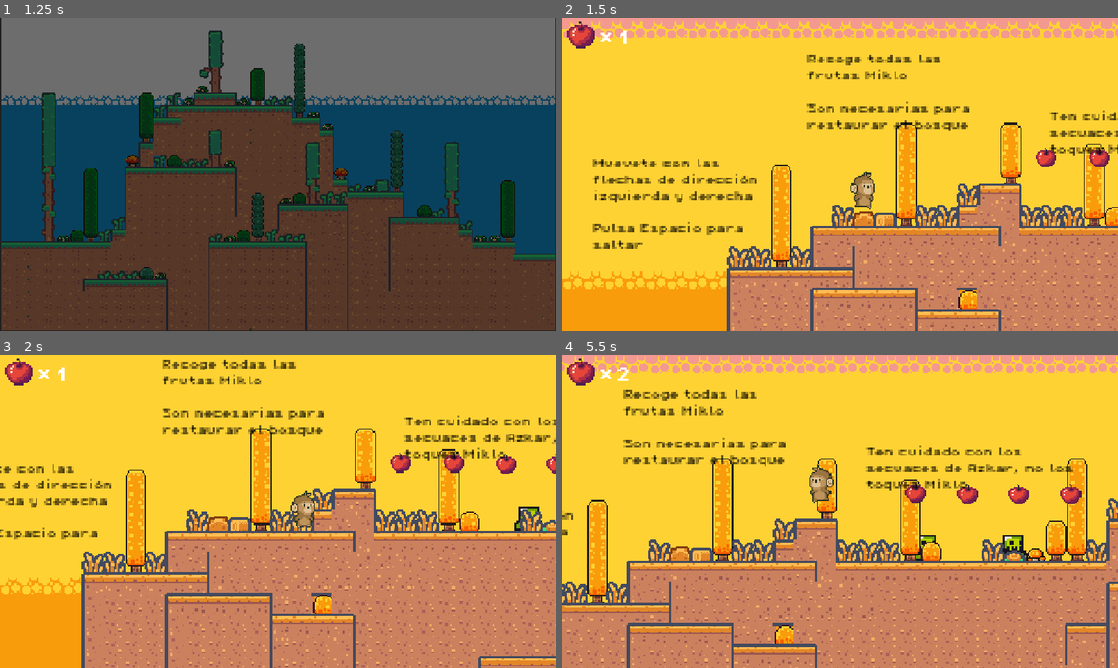
Above: before the commit, frames 1-4 (two rows, left to right).
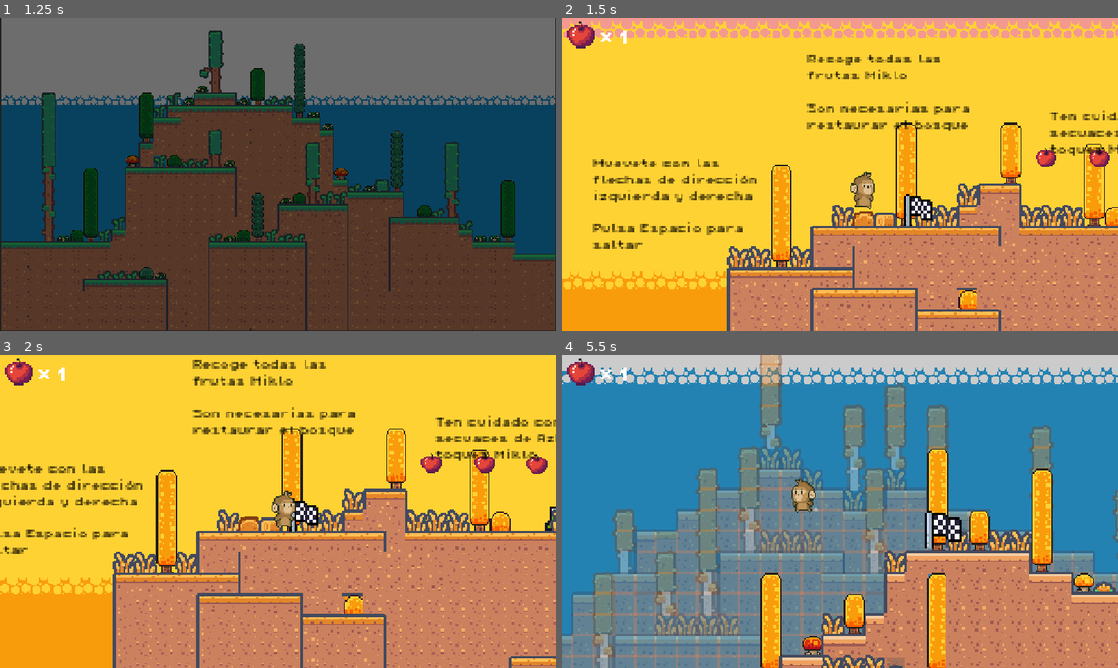
Above: after the commit, the same moments.

Repository: mariela1217/proyecto-videojuego
Game: Godot game, scene res://scenes/portada.tscn
The game is run twice, just before and just after one commit, with the same random seed, the same clock (stepped at 60 frames per second) and the same inputs. Sound files missing from this copy of the repository are replaced by a short silence.
Inputs:
- Up to frame 1 (1.25 s): click "Comenzar" at 0.5 s
- Up to frame 2 (1.5 s): tap Enter (ui_accept) at 1.25 s; hold Right (ui_right) from 1.28 s (still down); hold Enter (ui_accept) from 1.28 s (still down)
- Up to frame 3 (2 s): keep holding Right (ui_right); keep holding Enter (ui_accept)
- Up to frame 4 (5.5 s): tap Space every 0.75 s from 2 to 5 s; release Enter (ui_accept) at 2.03 s; tap Enter (ui_accept) at 2.1, 2.27, 2.57, 3.6, 3.77, 4.07, 5.1, 5.27 s; release Right (ui_right) at 2.78 s; hold Left (ui_left) 2.78-3.53 s; hold Enter (ui_accept) 2.78-3.53 s; hold Right (ui_right) 3.53-5.03 s; hold Enter (ui_accept) 4.28-5.03 s; hold Left (ui_left) from 5.03 s (still down)

Frame 1 is identical in both runs. In frame 2, 0.4% of the frame differs, in the area x 61-67%, y 56-67%; in frame 3, 26%; in frame 4, 90%, in the area x 0-100%, y 0-100%.

Commit message:
tres metas

Diff:
--- a/default_bus_layout.tres
+++ b/default_bus_layout.tres
@@ -5,13 +5,13 @@
 bus/1/solo = false
 bus/1/mute = false
 bus/1/bypass_fx = false
-bus/1/volume_db = -8.39524
+bus/1/volume_db = 4.03575
 bus/1/send = &"Master"
 bus/2/name = &"Efectos de sonido"
 bus/2/solo = false
 bus/2/mute = false
 bus/2/bypass_fx = false
-bus/2/volume_db = 0.0
+bus/2/volume_db = 0.267241
 bus/2/send = &"Master"
 bus/3/name = &"UI"
 bus/3/solo = false
--- a/scenes/cutscene_intro.tscn
+++ b/scenes/cutscene_intro.tscn
@@ -1,8 +1,10 @@
 [gd_scene load_steps=7 format=3 uid="uid://bokx82pn5ifpp"]
 
 [ext_resource type="Script" uid="uid://b84j83b0wd6vf" path="res://scripts/cutscene_intro.gd" id="1_e3ycw"]
+
 [ext_resource type="Texture2D" uid="uid://bv4h5k2gciw8k" path="res://resources/mundoverde.png" id="2_jt24p"]
 [ext_resource type="FontFile" uid="uid://bgxaa3t3khxdy" path="res://resources/brackeys_platformer_assets/brackeys_platformer_assets/fonts/PixelOperator8-Bold.ttf" id="3_u0ajf"]
+
 
 [sub_resource type="Animation" id="Animation_1vks3"]
 length = 6.0
@@ -173,10 +175,10 @@
 anchors_preset = 15
 anchor_right = 1.0
 anchor_bottom = 1.0
-offset_left = -641.0
-offset_top = -360.0
-offset_right = 639.0
-offset_bottom = 358.0
+offset_left = -402.0
+offset_top = -40.0
+offset_right = 878.0
+offset_bottom = 678.0
 grow_horizontal = 2
 grow_vertical = 2
 color = Color(0, 0, 0, 1)
--- a/scenes/escena_01.tscn
+++ b/scenes/escena_01.tscn
@@ -1,18 +1,19 @@
-[gd_scene load_steps=24 format=4 uid="uid://bbcyottb5hnt0"]
-
-[ext_resource type="Script" uid="uid://b24t0crmco66s" path="res://scripts/game_manager.gd" id="1_gtexo"]
+[gd_scene load_steps=25 format=4 uid="uid://bbcyottb5hnt0"]
+
+[ext_resource type="Script" uid="uid://choynkmnfgk8f" path="res://scripts/game_manager.gd" id="1_gtexo"]
 [ext_resource type="PackedScene" uid="uid://crsralbighf5e" path="res://scenes/player.tscn" id="1_ogd80"]
-[ext_resource type="Texture2D" uid="uid://cs2a0nfqops35" path="res://resources/kenney_pixel-platformer-farm-expansion/Tilemap/tilemap.png" id="2_smpog"]
-[ext_resource type="Texture2D" uid="uid://v4agib428dw6" path="res://resources/brackeys_platformer_assets/brackeys_platformer_assets/sprites/platforms.png" id="3_wiu8i"]
+[ext_resource type="Texture2D" uid="uid://cblylt67ex5yt" path="res://resources/kenney_pixel-platformer-farm-expansion/Tilemap/tilemap.png" id="2_smpog"]
+[ext_resource type="Texture2D" uid="uid://bph25xabxoflt" path="res://resources/brackeys_platformer_assets/brackeys_platformer_assets/sprites/platforms.png" id="3_wiu8i"]
 [ext_resource type="PackedScene" uid="uid://co6648rf6oa84" path="res://scenes/enemigo.tscn" id="4_32x25"]
-[ext_resource type="Texture2D" uid="uid://bjm23th7seotx" path="res://resources/brackeys_platformer_assets/brackeys_platformer_assets/sprites/world_tileset.png" id="4_xvnon"]
+[ext_resource type="Texture2D" uid="uid://c1hpms4ywn4kv" path="res://resources/brackeys_platformer_assets/brackeys_platformer_assets/sprites/world_tileset.png" id="4_xvnon"]
 [ext_resource type="PackedScene" uid="uid://c404dmxb422d5" path="res://scenes/plataforma_nv_1.tscn" id="5_dgv6l"]
-[ext_resource type="Texture2D" uid="uid://6tksnrc2pxj1" path="res://resources/kenney_pixel-platformer/Tilemap/tilemap.png" id="6_no60p"]
+[ext_resource type="Texture2D" uid="uid://d3lq6j14beyp4" path="res://resources/kenney_pixel-platformer/Tilemap/tilemap.png" id="6_no60p"]
 [ext_resource type="PackedScene" uid="uid://dbeojvfbhvun1" path="res://scenes/manzana.tscn" id="6_r61a7"]
-[ext_resource type="Texture2D" uid="uid://d3qeciqoos0ts" path="res://resources/kenney_pixel-platformer/Tilemap/tilemap-backgrounds_packed.png" id="6_vk344"]
+[ext_resource type="Texture2D" uid="uid://b6f0ps4qk1j8u" path="res://resources/kenney_pixel-platformer/Tilemap/tilemap-backgrounds_packed.png" id="6_vk344"]
 [ext_resource type="PackedScene" uid="uid://dqeh1qipq8587" path="res://scenes/zona_de_muerte.tscn" id="7_od6io"]
-[ext_resource type="FontFile" uid="uid://cxrtn2qaekmpn" path="res://resources/brackeys_platformer_assets/brackeys_platformer_assets/fonts/PixelOperator8.ttf" id="9_03ud0"]
-[ext_resource type="PackedScene" uid="uid://crugayhkbi3sc" path="res://hud.tscn" id="9_sj5uf"]
+[ext_resource type="FontFile" uid="uid://dniwlowsb0dyj" path="res://resources/brackeys_platformer_assets/brackeys_platformer_assets/fonts/PixelOperator8.ttf" id="9_03ud0"]
+[ext_resource type="PackedScene" uid="uid://crugayhkbi3sc" path="res://scenes/hud.tscn" id="9_sj5uf"]
+[ext_resource type="PackedScene" uid="uid://cjbl1bsuht1i2" path="res://scenes/meta.tscn" id="14_uthfp"]
 
 [sub_resource type="TileSetAtlasSource" id="TileSetAtlasSource_8p2wb"]
 texture = ExtResource("2_smpog")
@@ -1014,3 +1015,7 @@
 autowrap_mode = 2
 
 [node name="HUD" parent="." instance=ExtResource("9_sj5uf")]
+
+[node name="Meta" parent="." instance=ExtResource("14_uthfp")]
+position = Vector2(-63, -13.5)
+scale = Vector2(1.375, 1.5625)
--- a/scenes/escena_02.tscn
+++ b/scenes/escena_02.tscn
@@ -1,19 +1,20 @@
-[gd_scene load_steps=29 format=4 uid="uid://x0ajkr4uvwus"]
-
-[ext_resource type="Script" uid="uid://b24t0crmco66s" path="res://scripts/game_manager.gd" id="1_klw17"]
-[ext_resource type="FontFile" uid="uid://cxrtn2qaekmpn" path="res://resources/brackeys_platformer_assets/brackeys_platformer_assets/fonts/PixelOperator8.ttf" id="2_xin6i"]
-[ext_resource type="Texture2D" uid="uid://cs2a0nfqops35" path="res://resources/kenney_pixel-platformer-farm-expansion/Tilemap/tilemap.png" id="3_4vihk"]
-[ext_resource type="Texture2D" uid="uid://v4agib428dw6" path="res://resources/brackeys_platformer_assets/brackeys_platformer_assets/sprites/platforms.png" id="4_mjd7e"]
-[ext_resource type="Texture2D" uid="uid://bjm23th7seotx" path="res://resources/brackeys_platformer_assets/brackeys_platformer_assets/sprites/world_tileset.png" id="5_hkmc1"]
-[ext_resource type="Texture2D" uid="uid://d3qeciqoos0ts" path="res://resources/kenney_pixel-platformer/Tilemap/tilemap-backgrounds_packed.png" id="6_hejsg"]
-[ext_resource type="Texture2D" uid="uid://6tksnrc2pxj1" path="res://resources/kenney_pixel-platformer/Tilemap/tilemap.png" id="7_a8v62"]
+[gd_scene load_steps=30 format=4 uid="uid://x0ajkr4uvwus"]
+
+[ext_resource type="Script" uid="uid://choynkmnfgk8f" path="res://scripts/game_manager.gd" id="1_klw17"]
+[ext_resource type="FontFile" uid="uid://dniwlowsb0dyj" path="res://resources/brackeys_platformer_assets/brackeys_platformer_assets/fonts/PixelOperator8.ttf" id="2_xin6i"]
+[ext_resource type="Texture2D" uid="uid://cblylt67ex5yt" path="res://resources/kenney_pixel-platformer-farm-expansion/Tilemap/tilemap.png" id="3_4vihk"]
+[ext_resource type="Texture2D" uid="uid://bph25xabxoflt" path="res://resources/brackeys_platformer_assets/brackeys_platformer_assets/sprites/platforms.png" id="4_mjd7e"]
+[ext_resource type="Texture2D" uid="uid://c1hpms4ywn4kv" path="res://resources/brackeys_platformer_assets/brackeys_platformer_assets/sprites/world_tileset.png" id="5_hkmc1"]
+[ext_resource type="Texture2D" uid="uid://b6f0ps4qk1j8u" path="res://resources/kenney_pixel-platformer/Tilemap/tilemap-backgrounds_packed.png" id="6_hejsg"]
+[ext_resource type="Texture2D" uid="uid://d3lq6j14beyp4" path="res://resources/kenney_pixel-platformer/Tilemap/tilemap.png" id="7_a8v62"]
 [ext_resource type="PackedScene" uid="uid://co6648rf6oa84" path="res://scenes/enemigo.tscn" id="8_gdkue"]
-[ext_resource type="Texture2D" uid="uid://cw0hexiwif7s3" path="res://resources/kenney_platformer-art-winter/sheet.png" id="8_xin6i"]
+[ext_resource type="Texture2D" uid="uid://pr72814ysf76" path="res://resources/kenney_platformer-art-winter/sheet.png" id="8_xin6i"]
 [ext_resource type="PackedScene" uid="uid://crsralbighf5e" path="res://scenes/player.tscn" id="9_mh2cc"]
 [ext_resource type="PackedScene" uid="uid://dqeh1qipq8587" path="res://scenes/zona_de_muerte.tscn" id="10_m38wj"]
 [ext_resource type="PackedScene" uid="uid://dbeojvfbhvun1" path="res://scenes/manzana.tscn" id="11_585ej"]
 [ext_resource type="PackedScene" uid="uid://c404dmxb422d5" path="res://scenes/plataforma_nv_1.tscn" id="12_wuss3"]
-[ext_resource type="PackedScene" uid="uid://crugayhkbi3sc" path="res://hud.tscn" id="13_m7e7p"]
+[ext_resource type="PackedScene" uid="uid://crugayhkbi3sc" path="res://scenes/hud.tscn" id="13_m7e7p"]
+[ext_resource type="PackedScene" uid="uid://bk2m15wel1hm3" path="res://scenes/meta2.tscn" id="15_4vihk"]
 
 [sub_resource type="TileSetAtlasSource" id="TileSetAtlasSource_8p2wb"]
 texture = ExtResource("3_4vihk")
@@ -1660,3 +1661,7 @@
 autowrap_mode = 2
 
 [node name="HUD" parent="." instance=ExtResource("13_m7e7p")]
+
+[node name="Meta2" parent="." instance=ExtResource("15_4vihk")]
+position = Vector2(-196, -33.5)
+scale = Vector2(1.75, 1.8125)
--- a/scenes/escena_03.tscn
+++ b/scenes/escena_03.tscn
@@ -1,19 +1,20 @@
-[gd_scene load_steps=34 format=4 uid="uid://dd0s6oyo376my"]
-
-[ext_resource type="Script" uid="uid://b24t0crmco66s" path="res://scripts/game_manager.gd" id="1_2jxp6"]
-[ext_resource type="FontFile" uid="uid://cxrtn2qaekmpn" path="res://resources/brackeys_platformer_assets/brackeys_platformer_assets/fonts/PixelOperator8.ttf" id="2_34lvx"]
-[ext_resource type="Texture2D" uid="uid://cs2a0nfqops35" path="res://resources/kenney_pixel-platformer-farm-expansion/Tilemap/tilemap.png" id="3_d1ynu"]
-[ext_resource type="Texture2D" uid="uid://v4agib428dw6" path="res://resources/brackeys_platformer_assets/brackeys_platformer_assets/sprites/platforms.png" id="4_8qor7"]
-[ext_resource type="Texture2D" uid="uid://bjm23th7seotx" path="res://resources/brackeys_platformer_assets/brackeys_platformer_assets/sprites/world_tileset.png" id="5_lkbsb"]
-[ext_resource type="Texture2D" uid="uid://d3qeciqoos0ts" path="res://resources/kenney_pixel-platformer/Tilemap/tilemap-backgrounds_packed.png" id="6_oqbwo"]
-[ext_resource type="Texture2D" uid="uid://6tksnrc2pxj1" path="res://resources/kenney_pixel-platformer/Tilemap/tilemap.png" id="7_pgdft"]
-[ext_resource type="Texture2D" uid="uid://cw0hexiwif7s3" path="res://resources/kenney_platformer-art-winter/sheet.png" id="8_i0x5s"]
+[gd_scene load_steps=35 format=4 uid="uid://dd0s6oyo376my"]
+
+[ext_resource type="Script" uid="uid://choynkmnfgk8f" path="res://scripts/game_manager.gd" id="1_2jxp6"]
+[ext_resource type="FontFile" uid="uid://dniwlowsb0dyj" path="res://resources/brackeys_platformer_assets/brackeys_platformer_assets/fonts/PixelOperator8.ttf" id="2_34lvx"]
+[ext_resource type="Texture2D" uid="uid://cblylt67ex5yt" path="res://resources/kenney_pixel-platformer-farm-expansion/Tilemap/tilemap.png" id="3_d1ynu"]
+[ext_resource type="Texture2D" uid="uid://bph25xabxoflt" path="res://resources/brackeys_platformer_assets/brackeys_platformer_assets/sprites/platforms.png" id="4_8qor7"]
+[ext_resource type="Texture2D" uid="uid://c1hpms4ywn4kv" path="res://resources/brackeys_platformer_assets/brackeys_platformer_assets/sprites/world_tileset.png" id="5_lkbsb"]
+[ext_resource type="Texture2D" uid="uid://b6f0ps4qk1j8u" path="res://resources/kenney_pixel-platformer/Tilemap/tilemap-backgrounds_packed.png" id="6_oqbwo"]
+[ext_resource type="Texture2D" uid="uid://d3lq6j14beyp4" path="res://resources/kenney_pixel-platformer/Tilemap/tilemap.png" id="7_pgdft"]
+[ext_resource type="Texture2D" uid="uid://pr72814ysf76" path="res://resources/kenney_platformer-art-winter/sheet.png" id="8_i0x5s"]
 [ext_resource type="PackedScene" uid="uid://co6648rf6oa84" path="res://scenes/enemigo.tscn" id="9_q0lt7"]
 [ext_resource type="PackedScene" uid="uid://crsralbighf5e" path="res://scenes/player.tscn" id="10_x550t"]
 [ext_resource type="PackedScene" uid="uid://dqeh1qipq8587" path="res://scenes/zona_de_muerte.tscn" id="11_1rtfd"]
 [ext_resource type="PackedScene" uid="uid://dbeojvfbhvun1" path="res://scenes/manzana.tscn" id="12_86fqh"]
 [ext_resource type="PackedScene" uid="uid://c404dmxb422d5" path="res://scenes/plataforma_nv_1.tscn" id="13_4vunv"]
-[ext_resource type="PackedScene" uid="uid://crugayhkbi3sc" path="res://hud.tscn" id="14_dbvys"]
+[ext_resource type="PackedScene" uid="uid://crugayhkbi3sc" path="res://scenes/hud.tscn" id="14_dbvys"]
+[ext_resource type="PackedScene" uid="uid://dm313mb6h6wud" path="res://scenes/meta3.tscn" id="15_34lvx"]
 
 [sub_resource type="TileSetAtlasSource" id="TileSetAtlasSource_8p2wb"]
 texture = ExtResource("3_d1ynu")
@@ -2356,3 +2357,7 @@
 autowrap_mode = 2
 
 [node name="HUD" parent="." instance=ExtResource("14_dbvys")]
+
+[node name="Meta3" parent="." instance=ExtResource("15_34lvx")]
+position = Vector2(-113, 13)
+scale = Vector2(1.5, 1.5)
--- /dev/null
+++ b/scenes/game_over_ui.tscn
@@ -0,0 +1,59 @@
+[gd_scene load_steps=4 format=3 uid="uid://dm35bsri0hs2t"]
+
+[ext_resource type="Script" uid="uid://b3pmea55a3vgb" path="res://scripts/game_over_ui.gd" id="1_lk38d"]
+[ext_resource type="Texture2D" uid="uid://hmq7hcap3l3h" path="res://resources/background.png" id="2_nbgkd"]
+[ext_resource type="Theme" uid="uid://drgpgr5r6pfp" path="res://resources/UI/tema.tres" id="3_cotc0"]
+
+[node name="GameOverUI" type="CanvasLayer"]
+script = ExtResource("1_lk38d")
+
+[node name="TextureRect" type="TextureRect" parent="."]
+anchors_preset = 8
+anchor_left = 0.5
+anchor_top = 0.5
+anchor_right = 0.5
+anchor_bottom = 0.5
+offset_left = -126.0
+offset_top = -130.0
+offset_right = 128.0
+offset_bottom = 88.0
+grow_horizontal = 2
+grow_vertical = 2
+texture = ExtResource("2_nbgkd")
+
+[node name="Label" type="Label" parent="."]
+anchors_preset = 5
+anchor_left = 0.5
+anchor_right = 0.5
+offset_left = -40.0
+offset_top = 272.0
+offset_right = 45.0
+offset_bottom = 295.0
+grow_horizontal = 2
+text = "Game over"
+
+[node name="VBoxContainer" type="VBoxContainer" parent="."]
+anchors_preset = 8
+anchor_left = 0.5
+anchor_top = 0.5
+anchor_right = 0.5
+anchor_bottom = 0.5
+offset_left = -103.0
+offset_top = -46.0
+offset_right = 103.0
+offset_bottom = 65.0
+grow_horizontal = 2
+grow_vertical = 2
+theme_override_constants/separation = 10
+
+[node name="Reintentar" type="Button" parent="VBoxContainer"]
+custom_minimum_size = Vector2(0, 30)
+layout_mode = 2
+theme = ExtResource("3_cotc0")
+text = "Reintentar"
+
+[node name="VolverAMenu" type="Button" parent="VBoxContainer"]
+custom_minimum_size = Vector2(0, 30)
+layout_mode = 2
+theme = ExtResource("3_cotc0")
+text = "Volver al menú"
--- /dev/null
+++ b/scenes/meta.tscn
@@ -0,0 +1,22 @@
+[gd_scene load_steps=5 format=3 uid="uid://cjbl1bsuht1i2"]
+
+[ext_resource type="Texture2D" uid="uid://cjpiebs2kka6r" path="res://resources/Meta.png" id="1_omeyu"]
+[ext_resource type="Script" uid="uid://dto5ecsp78s70" path="res://scripts/meta.gd" id="2_keyex"]
+[ext_resource type="AudioStream" uid="uid://wv3imohub62k" path="res://resources/sounds/meta.wav" id="3_2e5v5"]
+
+[sub_resource type="RectangleShape2D" id="RectangleShape2D_keyex"]
+size = Vector2(16, 11)
+
+[node name="Meta" type="Sprite2D"]
+texture = ExtResource("1_omeyu")
+script = ExtResource("2_keyex")
+musica_final_nivel = ExtResource("3_2e5v5")
+
+[node name="Area2D" type="Area2D" parent="."]
+collision_mask = 2
+
+[node name="CollisionShape2D" type="CollisionShape2D" parent="Area2D"]
+position = Vector2(0, -0.5)
+shape = SubResource("RectangleShape2D_keyex")
+
+[connection signal="body_entered" from="Area2D" to="." method="_on_area_2d_body_entered"]
--- /dev/null
+++ b/scenes/meta2.tscn
@@ -0,0 +1,22 @@
+[gd_scene load_steps=5 format=3 uid="uid://bk2m15wel1hm3"]
+
+[ext_resource type="Texture2D" uid="uid://cjpiebs2kka6r" path="res://resources/Meta.png" id="1_i7djv"]
+[ext_resource type="Script" uid="uid://cr82vev6w16gj" path="res://scripts/meta_2.gd" id="2_ub1g4"]
+[ext_resource type="AudioStream" uid="uid://wv3imohub62k" path="res://resources/sounds/meta.wav" id="3_i7djv"]
+
+[sub_resource type="RectangleShape2D" id="RectangleShape2D_keyex"]
+size = Vector2(16, 11)
+
+[node name="Meta2" type="Sprite2D"]
+texture = ExtResource("1_i7djv")
+script = ExtResource("2_ub1g4")
+musica_final_nivel = ExtResource("3_i7djv")
+
+[node name="Area2D" type="Area2D" parent="."]
+collision_mask = 2
+
+[node name="CollisionShape2D" type="CollisionShape2D" parent="Area2D"]
+position = Vector2(0, -0.5)
+shape = SubResource("RectangleShape2D_keyex")
+
+[connection signal="body_entered" from="Area2D" to="." method="_on_area_2d_body_entered"]
--- /dev/null
+++ b/scenes/meta3.tscn
@@ -0,0 +1,22 @@
+[gd_scene load_steps=5 format=3 uid="uid://dm313mb6h6wud"]
+
+[ext_resource type="Texture2D" uid="uid://cjpiebs2kka6r" path="res://resources/Meta.png" id="1_ekon5"]
+[ext_resource type="Script" uid="uid://ca7pj3bd8t2yo" path="res://scripts/meta_3.gd" id="2_ekon5"]
+[ext_resource type="AudioStream" uid="uid://wv3imohub62k" path="res://resources/sounds/meta.wav" id="3_bwpa4"]
+
+[sub_resource type="RectangleShape2D" id="RectangleShape2D_keyex"]
+size = Vector2(16, 11)
+
+[node name="Meta3" type="Sprite2D"]
+texture = ExtResource("1_ekon5")
+script = ExtResource("2_ekon5")
+musica_final_nivel = ExtResource("3_bwpa4")
+
+[node name="Area2D" type="Area2D" parent="."]
+collision_mask = 2
+
+[node name="CollisionShape2D" type="CollisionShape2D" parent="Area2D"]
+position = Vector2(0, -0.5)
+shape = SubResource("RectangleShape2D_keyex")
+
+[connection signal="body_entered" from="Area2D" to="." method="_on_area_2d_body_entered"]
--- a/scenes/musica.tscn
+++ b/scenes/musica.tscn
@@ -1,8 +1,10 @@
-[gd_scene load_steps=2 format=3 uid="uid://b3u1jori0nhr0"]
+[gd_scene load_steps=3 format=3 uid="uid://c0gor1kaqqrpb"]
 
-[ext_resource type="AudioStream" uid="uid://bu83o1s6xilg1" path="res://resources/sounds/time_for_adventure.mp3" id="1_mgkfa"]
+[ext_resource type="AudioStream" uid="uid://c02v7mni4757y" path="res://resources/sounds/time_for_adventure.mp3" id="1_mgkfa"]
+[ext_resource type="Script" uid="uid://dak61ivh232vu" path="res://scripts/musica.gd" id="2_8c2qo"]
 
 [node name="Musica" type="AudioStreamPlayer2D"]
 stream = ExtResource("1_mgkfa")
 autoplay = true
 bus = &"Musica"
+script = ExtResource("2_8c2qo")
--- a/scenes/player.tscn
+++ b/scenes/player.tscn
@@ -1,10 +1,11 @@
-[gd_scene load_steps=38 format=3 uid="uid://crsralbighf5e"]
-
-[ext_resource type="Texture2D" uid="uid://ck1jcxhn8rcvp" path="res://resources/Jungle Monkey Platformer/1-Sprites/Character Spritesheets/1-Idle/Idle.png" id="1_3vyb7"]
+[gd_scene load_steps=39 format=3 uid="uid://crsralbighf5e"]
+
+[ext_resource type="Texture2D" uid="uid://c2v04powxkbaw" path="res://resources/Jungle Monkey Platformer/1-Sprites/Character Spritesheets/1-Idle/Idle.png" id="1_3vyb7"]
 [ext_resource type="Script" uid="uid://dm1h4jwdcg3h3" path="res://scripts/player.gd" id="1_g2els"]
-[ext_resource type="Texture2D" uid="uid://bd5m8r0jmj30d" path="res://resources/Jungle Monkey Platformer/1-Sprites/Character Spritesheets/2-Run/Run.png" id="2_g2els"]
-[ext_resource type="Texture2D" uid="uid://bc38ebpjcyjxo" path="res://resources/Jungle Monkey Platformer/1-Sprites/Character Spritesheets/3-Jump/Jump.png" id="3_dqkch"]
-[ext_resource type="AudioStream" uid="uid://dbqooa715i146" path="res://resources/sounds/jump.wav" id="5_0ojqc"]
+[ext_resource type="Texture2D" uid="uid://dtvlxi6edgchq" path="res://resources/Jungle Monkey Platformer/1-Sprites/Character Spritesheets/2-Run/Run.png" id="2_g2els"]
+[ext_resource type="Texture2D" uid="uid://c0v5l4w6dp7hl" path="res://resources/Jungle Monkey Platformer/1-Sprites/Character Spritesheets/3-Jump/Jump.png" id="3_dqkch"]
+[ext_resource type="AudioStream" uid="uid://dl5xmqaw571am" path="res://resources/sounds/jump.wav" id="5_0ojqc"]
+[ext_resource type="Script" uid="uid://gdq31tpd87pi" path="res://scripts/procesar_llegar_a_final_del_nivel.gd" id="6_tuyoq"]
 
 [sub_resource type="AtlasTexture" id="AtlasTexture_qlg0r"]
 atlas = ExtResource("1_3vyb7")
@@ -259,3 +260,6 @@
 [node name="SonidoSalto" type="AudioStreamPlayer2D" parent="."]
 stream = ExtResource("5_0ojqc")
 bus = &"Efectos de sonido"
+
+[node name="ProcesarLlegarAFinalDelNivel" type="Node" parent="."]
+script = ExtResource("6_tuyoq")
--- /dev/null
+++ b/scripts/game_over_ui.gd
@@ -0,0 +1,11 @@
+extends CanvasLayer
+
+func _ready() -> void:
+	Input.set_mouse_mode(Input.MOUSE_MODE_VISIBLE)
+
+func _on_reintentar_pressed() -> void:
+	get_tree().reload_current_scene()
+
+
+func _on_volver_a_menu_pressed() -> void:
+	get_tree().change_scene_to_file("res://scenes/hud_portada.tscn")
--- /dev/null
+++ b/scripts/meta.gd
@@ -0,0 +1,19 @@
+extends Sprite2D
+
+@onready var collision_shape_2d: CollisionShape2D = $Area2D/CollisionShape2D
+@export var musica_final_nivel: AudioStream
+
+signal meta_activada(body: Node2D)
+
+func _on_area_2d_body_entered(body: Node2D) -> void:
+	print("meta alcanzada")
+	if musica_final_nivel:
+		Musica.cambiar_musica(musica_final_nivel)
+
+	collision_shape_2d.set_deferred("disabled", true)
+	meta_activada.emit(body)
+
+	if musica_final_nivel:
+		await Musica.finished
+
+	get_tree().change_scene_to_file("res://scenes/escena_02.tscn")
--- /dev/null
+++ b/scripts/meta_2.gd
@@ -0,0 +1,19 @@
+extends Sprite2D
+
+@onready var collision_shape_2d: CollisionShape2D = $Area2D/CollisionShape2D
+@export var musica_final_nivel: AudioStream
+
+signal meta_activada(body: Node2D)
+
+func _on_area_2d_body_entered(body: Node2D) -> void:
+	print("meta 2 alcanzada")
+	if musica_final_nivel:
+		Musica.cambiar_musica(musica_final_nivel)
+
+	collision_shape_2d.set_deferred("disabled", true)
+	meta_activada.emit(body)
+
+	if musica_final_nivel:
+		await Musica.finished
+
+	get_tree().change_scene_to_file("res://scenes/escena_03.tscn")
--- /dev/null
+++ b/scripts/meta_3.gd
@@ -0,0 +1,19 @@
+extends Sprite2D
+
+@onready var collision_shape_2d: CollisionShape2D = $Area2D/CollisionShape2D
+@export var musica_final_nivel: AudioStream
+
+signal meta_activada(body: Node2D)
+
+func _on_area_2d_body_entered(body: Node2D) -> void:
+	print("meta 3 alcanzada")
+	if musica_final_nivel:
+		Musica.cambiar_musica(musica_final_nivel)
+
+	collision_shape_2d.set_deferred("disabled", true)
+	meta_activada.emit(body)
+
+	if musica_final_nivel:
+		await Musica.finished
+
+	get_tree().change_scene_to_file("res://scenes/escena_03.tscn")
--- /dev/null
+++ b/scripts/musica.gd
@@ -0,0 +1,5 @@
+extends AudioStreamPlayer2D
+
+func cambiar_musica(musica: AudioStream) -> void:
+	stream = musica
+	play()
--- a/scripts/player.gd
+++ b/scripts/player.gd
@@ -4,14 +4,15 @@
 
 const SPEED = 150.0
 const JUMP_VELOCITY = -300.0
+var controls_enabled = true
 
-#func _ready():
-	#print("=== ANIMACIONES CONFIGURADAS ===")
-	#var animaciones = $AnimatedSprite2D.sprite_frames.get_animation_names()
-	#for anim in animaciones:
-	#	print("- ", anim)
-	#print("================================")
 
+func _ready():
+	print("=== ANIMACIONES CONFIGURADAS ===")
+	var animaciones = $AnimatedSprite2D.sprite_frames.get_animation_names()
+	for anim in animaciones:
+		print("- ", anim)
+	print("================================")
 
 func _physics_process(delta: float) -> void:
 	# Add the gravity.
@@ -19,17 +20,22 @@
 		velocity += get_gravity() * delta
 
 	# Handle jump.
-	if Input.is_action_just_pressed("ui_accept") and is_on_floor():
+	if Input.is_action_just_pressed("ui_accept") and is_on_floor() and controls_enabled:
 		velocity.y = JUMP_VELOCITY
 		sonido_salto.play()
 
 	# Get the input direction and handle the movement/deceleration.
 	# As good practice, you should replace UI actions with custom gameplay actions.
-	var direction := Input.get_axis("ui_left", "ui_right")
-	if direction:
-		velocity.x = direction * SPEED
+	var direction := 0.0
+
+	if controls_enabled:
+		direction = Input.get_axis("ui_left", "ui_right")
+		if direction != 0:
+			velocity.x = direction * SPEED
+		else:
+			velocity.x = move_toward(velocity.x, 0, SPEED)
 	else:
-		velocity.x = move_toward(velocity.x, 0, SPEED)
+		velocity.x = move_toward(velocity.x, 0, SPEED * 2)
 
 	control_animaciones(direction)
 	move_and_slide()
--- /dev/null
+++ b/scripts/procesar_llegar_a_final_del_nivel.gd
@@ -0,0 +1,14 @@
+extends Node
+
+func _ready() -> void:
+	var meta = get_tree().get_current_scene().get_node_or_null("Meta")
+	if meta:
+		meta.meta_activada.connect(_on_meta_activada)
+	else:
+		print("Error: no se ha encontrado en la escena el nodo meta, que debe ser hijo de raiz de la misma")
+
+func _on_meta_activada(body: Node2D) -> void:
+	if body is CharacterBody2D:
+		body.velocity = Vector2.ZERO
+		body.set_physics_process(false)
+		body.set_process(false)
Binary file added: resources/Meta.png
Not shown: 1 places in resources/UI/tema.tres that only renumber resources
Binary file added: resources/background.png
Not shown: 1 places in scenes/enemigo.tscn that only renumber resources
Not shown: 1 places in scenes/hud.tscn that only renumber resources
Not shown: 1 places in scenes/hud_portada.tscn that only renumber resources
Not shown: 1 places in scenes/manzana.tscn that only renumber resources
Not shown: 1 places in scenes/plataforma_nv_1.tscn that only renumber resources
Not shown: 1 places in scenes/zona_de_muerte.tscn that only renumber resources
Not shown, added: scripts/game_over_ui.gd.uid
Not shown, added: scripts/meta.gd.uid
Not shown, added: scripts/meta_2.gd.uid
(and 4 more such lines)
